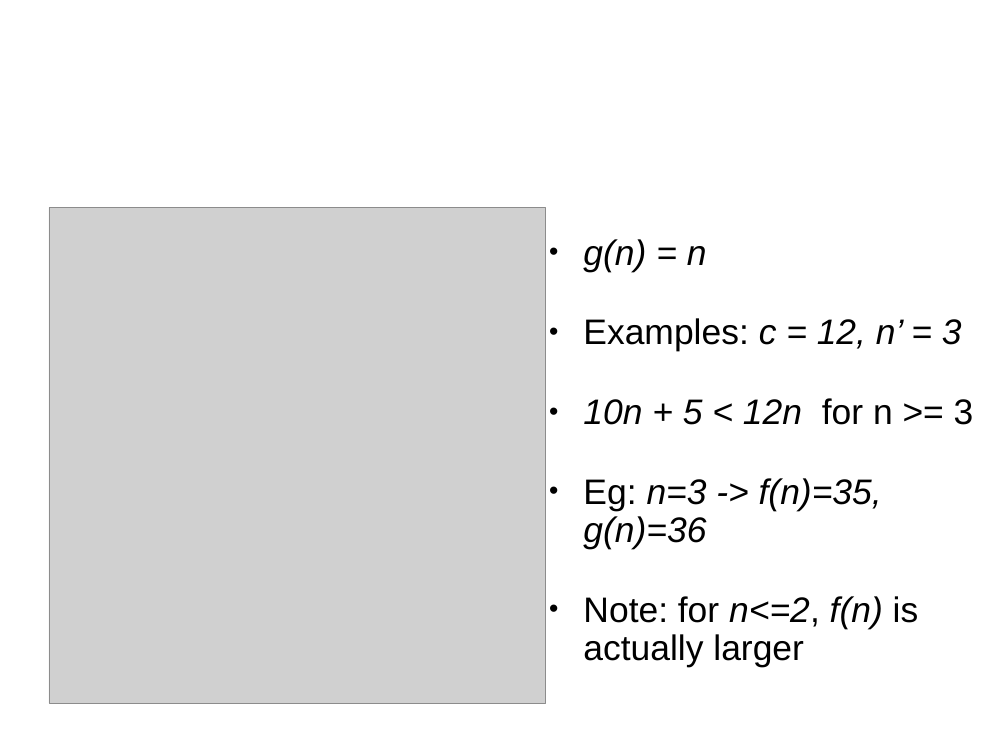
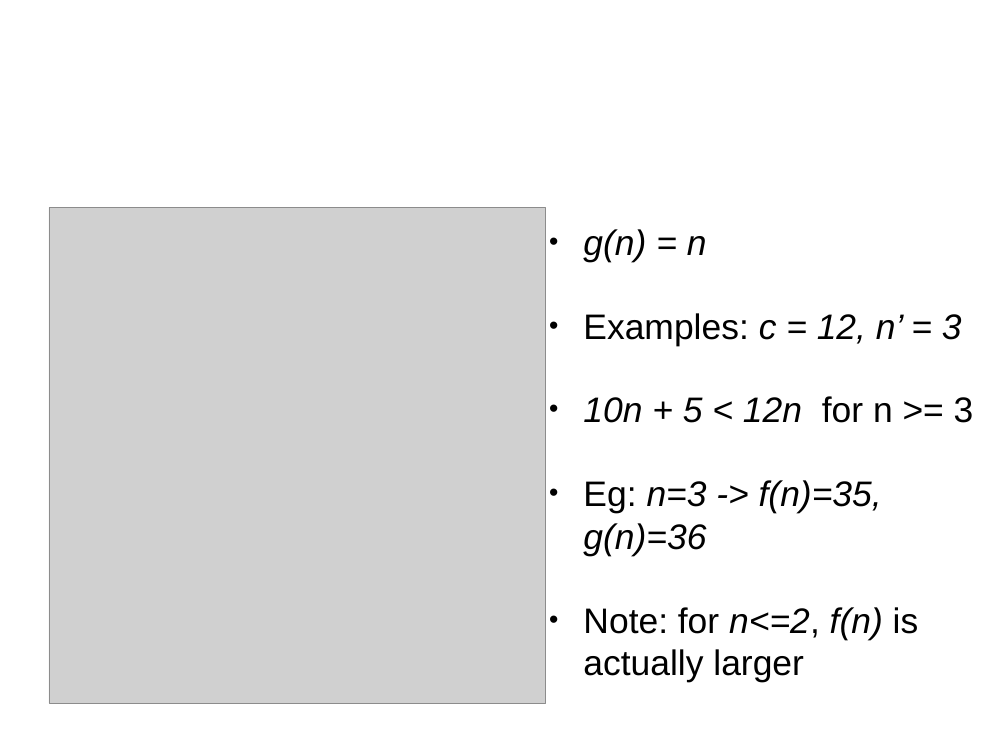
Before and after one commit to arcuri82/algorithms, a slide deck: slide 17 of docs/slides/03/03_analysis_sort.pptx. Drawn at 1008x756 pixels with LibreOffice and Linux fonts; fonts in the diff are those of the drawing; grey boxes stand for pictures. Boxes give left, top, right and bottom in pixels: in the first picture for what was removed or moved away, otherwise in the second. Text is boxed around its words. In the diff, an @@ line names an element or a change of style, - is before the commit and + after.

```diff
--- a/docs/slides/03/03_analysis_sort.pptx
+++ b/docs/slides/03/03_analysis_sort.pptx
@@ text "g(n) = n" at (583, 229, 974, 683): line spacing 0.9 to 1 @@
```
Also in this commit, not shown: 1 other slide changed, 22 other files.
